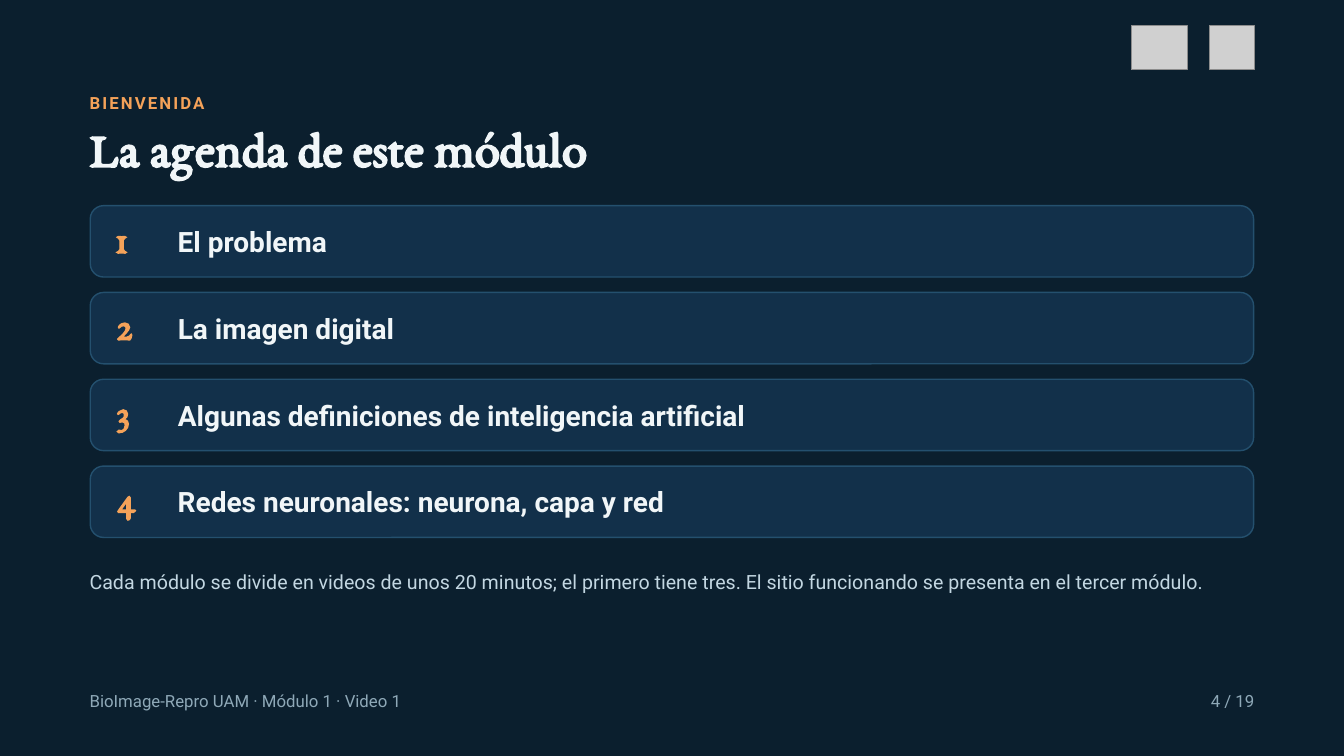
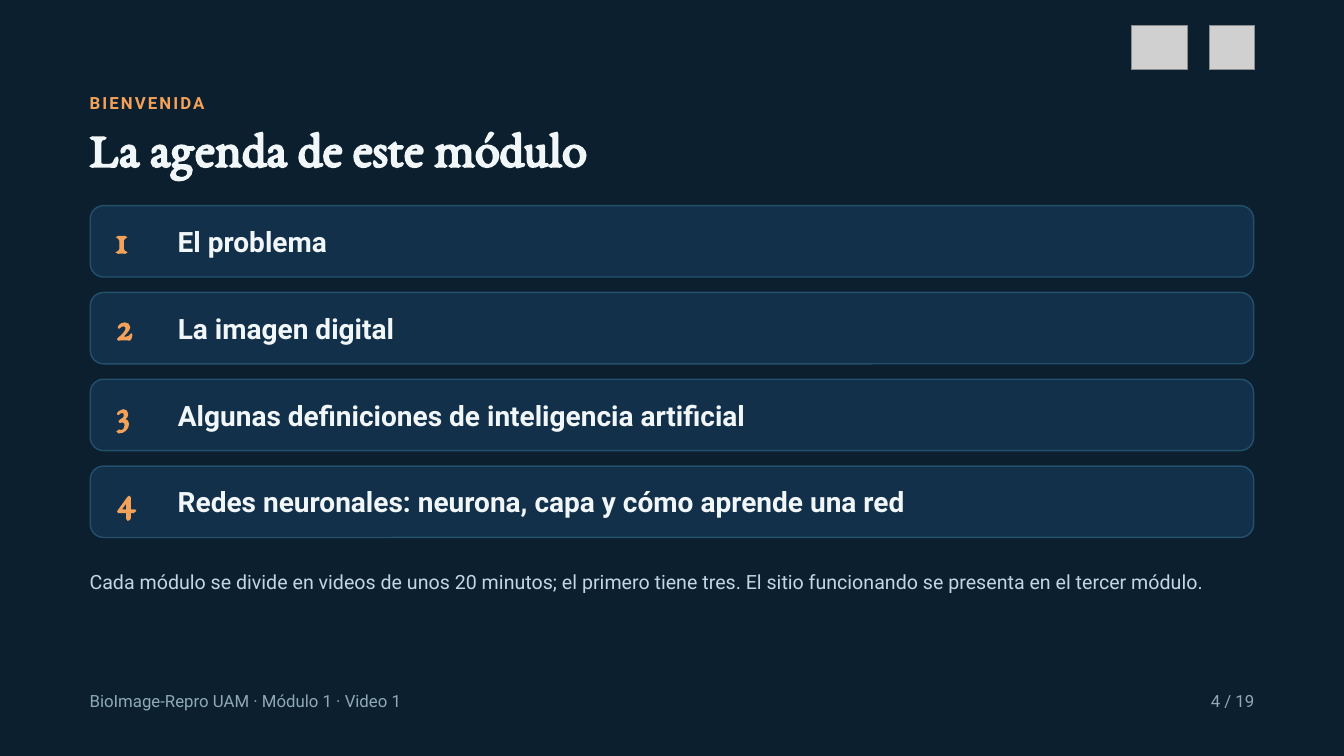
Before and after one commit to ErickJester/image-bio-pro, a slide deck: slide 4 of docs/capacitacion/guion youtube/modulo-1-el-problema-y-las-bases/video-1-el-problema-y-la-imagen-digital/Image Bio Pro · Módulo 1 · Video 1 El problema y la imagen digital.pptx. Drawn at 1344x756 pixels with LibreOffice and Linux fonts; fonts in the diff are those of the drawing; grey boxes stand for pictures. Boxes give left, top, right and bottom in pixels: in the first picture for what was removed or moved away, otherwise in the second. Text is boxed around its words. In the diff, an @@ line names an element or a change of style, - is before the commit and + after.

```diff
--- a/docs/capacitacion/guion youtube/modulo-1-el-problema-y-las-bases/video-1-el-problema-y-la-imagen-digital/Image Bio Pro · Módulo 1 · Video 1 El problema y la imagen digital.pptx
+++ b/docs/capacitacion/guion youtube/modulo-1-el-problema-y-las-bases/video-1-el-problema-y-la-imagen-digital/Image Bio Pro · Módulo 1 · Video 1 El problema y la imagen digital.pptx
@@ text at box(178, 491, 904, 518): text changed @@
-Redes neuronales: neurona, capa y red
+Redes neuronales: neurona, capa y cómo aprende una red
```
Also in this commit, not shown: 5 other slides changed, 18 other files.
